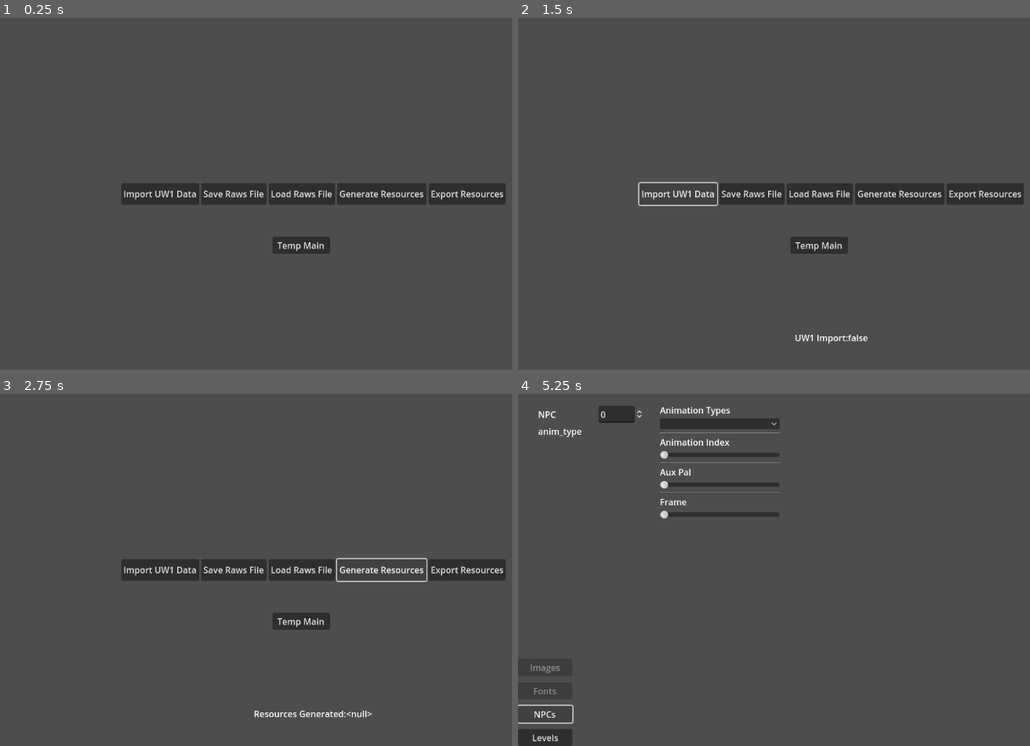
Above: before the commit, frames 1-4 (two rows, left to right).
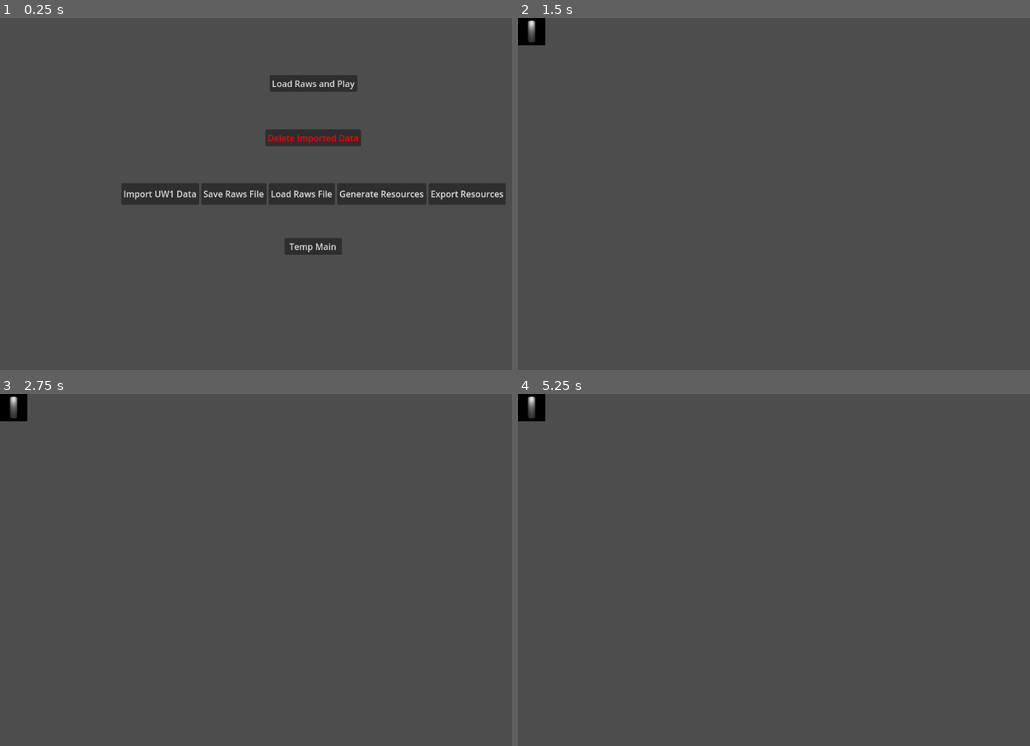
Above: after the commit, the same moments.

Repository: jastadj/uwgodot3
Game: Godot game, scene res://scenes/startup/startup.tscn
Same seed, same stepped clock (60 frames per second), same inputs: the game is played once before the commit and once after it.
Inputs (mouse positions are in pixels of both pictures, inside the frame that each line leads up to):
- Up to frame 1 (0.25 s): no input
- Up to frame 2 (1.5 s): click (830, 84) at 0.5 s, where only the run after the commit has a clickable "Load Raws and Play"; click (676, 194) at 1.25 s, where only the run before the commit has a clickable "Import UW1 Data"
- Up to frame 3 (2.75 s): click (384, 570) at 2 s, where only the run before the commit has a clickable "Generate Resources"
- Up to frame 4 (5.25 s): click (983, 570) at 2.75 s, where only the run before the commit has a clickable "Export Resources"; click (820, 622) at 3.5 s, where only the run before the commit has a clickable "Temp Main"; click (830, 570) at 4.25 s, where only the run before the commit has a clickable "Raw Resource Viewer"; click (543, 714) at 5 s, where only the run before the commit has a clickable "NPCs"

The runs differ from the first frame. In frame 1, 1.9% of the frame differs, in the area x 51-71%, y 16-68%; in frame 2, 4.7%, in the area x 0-99%, y 0-93%; in frame 3, 4.6%; in frame 4, 3.6%.
Error in both runs: Invalid access to property or key 'palettes' on a base object of type 'Dictionary'. (res://system/system.gd:67)

Commit message:
initial abysmal script and main game scene

Diff:
--- /dev/null
+++ b/scenes/game/game.gd
@@ -0,0 +1,9 @@
+extends Node2D
+
+@onready var abyssmal = load("res://system/abyssmal_script/abyssmal_script.gd").new()
+var scriptfile = "user://data/uw1/script.abyssmal"
+
+func _ready():
+
+	add_child(abyssmal)
+	abyssmal.run_script_file(scriptfile)
--- /dev/null
+++ b/scenes/game/game.tscn
@@ -0,0 +1,35 @@
+[gd_scene load_steps=3 format=3 uid="uid://bm22ioq6bdhsq"]
+
+[ext_resource type="Script" path="res://scenes/game/game.gd" id="1_opmwi"]
+[ext_resource type="PackedScene" uid="uid://5knlvgvjn42w" path="res://scenes/game/test.tscn" id="2_cfvlu"]
+
+[node name="game" type="Node2D"]
+script = ExtResource("1_opmwi")
+
+[node name="CanvasLayer" type="CanvasLayer" parent="."]
+
+[node name="Control" type="Control" parent="CanvasLayer"]
+layout_mode = 3
+anchors_preset = 0
+offset_right = 40.0
+offset_bottom = 40.0
+
+[node name="SubViewportContainer" type="SubViewportContainer" parent="CanvasLayer/Control"]
+layout_mode = 1
+offset_right = 50.0
+offset_bottom = 50.0
+size_flags_horizontal = 0
+size_flags_vertical = 0
+
+[node name="SubViewport" type="SubViewport" parent="CanvasLayer/Control/SubViewportContainer"]
+handle_input_locally = false
+size = Vector2i(50, 50)
+render_target_update_mode = 4
+
+[node name="Node3D" parent="CanvasLayer/Control/SubViewportContainer/SubViewport" instance=ExtResource("2_cfvlu")]
+
+[node name="ui" type="Control" parent="CanvasLayer/Control"]
+layout_mode = 3
+anchors_preset = 0
+offset_right = 40.0
+offset_bottom = 40.0
--- /dev/null
+++ b/scenes/game/test.tscn
@@ -0,0 +1,21 @@
+[gd_scene load_steps=3 format=3 uid="uid://5knlvgvjn42w"]
+
+[sub_resource type="CylinderMesh" id="CylinderMesh_bfwwb"]
+
+[sub_resource type="Environment" id="Environment_n2kex"]
+background_mode = 1
+
+[node name="Node3D" type="Node3D"]
+
+[node name="MeshInstance3D" type="MeshInstance3D" parent="."]
+mesh = SubResource("CylinderMesh_bfwwb")
+
+[node name="Camera3D" type="Camera3D" parent="."]
+transform = Transform3D(1, 0, 0, 0, 1, 0, 0, 0, 1, 0, 0, 2.12907)
+current = true
+
+[node name="WorldEnvironment" type="WorldEnvironment" parent="."]
+environment = SubResource("Environment_n2kex")
+
+[node name="OmniLight3D" type="OmniLight3D" parent="."]
+transform = Transform3D(1, 0, 0, 0, 1, 0, 0, 0, 1, 0, 0.801999, 0.885485)
--- a/scenes/startup/startup.gd
+++ b/scenes/startup/startup.gd
@@ -97,3 +97,12 @@
 
 func _on_buttons_temp_main_pressed():
 	get_tree().change_scene_to_file("res://scenes/tempmain/tempmain.tscn")
+
+func _on_button_clear_data_pressed():
+	System.delete_imported_data()
+
+
+func _on_button_load_raws_and_play_pressed():
+	load_raws_file()
+	generate_resources()
+	get_tree().change_scene_to_file("res://scenes/game/game.tscn")
--- a/scenes/startup/startup.tscn
+++ b/scenes/startup/startup.tscn
@@ -75,12 +75,50 @@
 text = "Export Resources"
 
 [node name="buttons_temp_main" type="Button" parent="CanvasLayer/ui"]
-layout_mode = 0
-offset_left = 501.0
-offset_top = 403.0
-offset_right = 607.0
-offset_bottom = 434.0
+layout_mode = 1
+anchors_preset = 8
+anchor_left = 0.5
+anchor_top = 0.5
+anchor_right = 0.5
+anchor_bottom = 0.5
+offset_left = -53.0
+offset_top = 80.5
+offset_right = 53.0
+offset_bottom = 111.5
+grow_horizontal = 2
+grow_vertical = 2
 text = "Temp Main"
+
+[node name="button_clear_data" type="Button" parent="CanvasLayer/ui"]
+layout_mode = 1
+anchors_preset = 8
+anchor_left = 0.5
+anchor_top = 0.5
+anchor_right = 0.5
+anchor_bottom = 0.5
+offset_left = -88.0
+offset_top = -119.5
+offset_right = 88.0
+offset_bottom = -88.5
+grow_horizontal = 2
+grow_vertical = 2
+theme_override_colors/font_color = Color(1, 0, 0, 1)
+text = "Delete Imported Data"
+
+[node name="button_load_raws_and_play" type="Button" parent="CanvasLayer/ui"]
+layout_mode = 1
+anchors_preset = 8
+anchor_left = 0.5
+anchor_top = 0.5
+anchor_right = 0.5
+anchor_bottom = 0.5
+offset_left = -80.5
+offset_top = -219.5
+offset_right = 80.5
+offset_bottom = -188.5
+grow_horizontal = 2
+grow_vertical = 2
+text = "Load Raws and Play"
 
 [connection signal="pressed" from="CanvasLayer/ui/HBoxContainer/button_import" to="." method="_on_button_import_pressed"]
 [connection signal="pressed" from="CanvasLayer/ui/HBoxContainer/button_save" to="." method="_on_button_save_pressed"]
@@ -88,3 +126,5 @@
 [connection signal="pressed" from="CanvasLayer/ui/HBoxContainer/button_generate" to="." method="_on_button_generate_pressed"]
 [connection signal="pressed" from="CanvasLayer/ui/HBoxContainer/button_export" to="." method="_on_button_export_pressed"]
 [connection signal="pressed" from="CanvasLayer/ui/buttons_temp_main" to="." method="_on_buttons_temp_main_pressed"]
+[connection signal="pressed" from="CanvasLayer/ui/button_clear_data" to="." method="_on_button_clear_data_pressed"]
+[connection signal="pressed" from="CanvasLayer/ui/button_load_raws_and_play" to="." method="_on_button_load_raws_and_play_pressed"]
--- /dev/null
+++ b/system/abyssmal_script/abyssmal_script.gd
@@ -0,0 +1,70 @@
+extends Node
+
+const WINDOW_WIDTH = 320
+const WINDOW_HEIGHT = 200
+
+var window_scale = 1
+
+func _word_to_vector2i(tword:String):
+	var sstring = tword.split(",")
+	return Vector2(int(sstring[0]), int(sstring[1]))
+
+func _word_to_vector3i(tword:String):
+	var sstring = tword.split(",")
+	return Vector3(int(sstring[0]), int(sstring[1]), int(sstring[2]))
+
+func run_script_file(ascript:String):
+	var sfile = FileAccess.open(ascript, FileAccess.READ)
+	if(!sfile.is_open()):
+		printerr("Error opening ", ascript)
+		return false
+
+	var viewport_game_container = get_tree().current_scene.get_node("CanvasLayer/Control/SubViewportContainer")
+	var viewport_game = viewport_game_container.get_node("SubViewport")
+	var ui = get_tree().current_scene.get_node("CanvasLayer/Control/ui")
+	var vars = {}
+
+	# get file lines
+	var script_lines = []
+	while !sfile.eof_reached():
+		script_lines.append(sfile.get_line())
+
+	# execute script lines
+	for line in script_lines:
+		var words = line.split(":")
+
+		if(!words.is_empty()):
+			if(words[0].begins_with("#")): continue
+			elif(vars.has(words[0])):
+				pass
+			else:
+				match words[0]:
+					"window":
+						match words[1]:
+							"scale":
+								window_scale = int(words[2])
+								get_viewport().get_window().size = Vector2(WINDOW_WIDTH*window_scale, WINDOW_HEIGHT*window_scale)
+								get_tree().current_scene.get_node("CanvasLayer").scale = Vector2(window_scale,window_scale)
+							"color":
+								var color = Color()
+								var colorvec = _word_to_vector3i(words[2])
+								color.r8 = colorvec[0]
+								color.g8 = colorvec[1]
+								color.b8 = colorvec[2]
+								RenderingServer.set_default_clear_color(color)
+					"viewport":
+						match words[1]:
+							"on":
+								viewport_game_container.visible = true
+							"off":
+								viewport_game_container.visible = false
+							"size":
+								viewport_game.size = _word_to_vector2i(words[2])
+							"position":
+								viewport_game_container.position = _word_to_vector2i(words[2])
+					"image":
+						vars[words[1]] = Sprite2D.new()
+						var img = System.cur_data["images"][words[2]][int(words[3])]
+						vars[words[1]].centered = false
+						vars[words[1]].texture = ImageTexture.create_from_image(img)
+						ui.add_child(vars[words[1]])
--- a/system/system.gd
+++ b/system/system.gd
@@ -108,6 +108,9 @@
 
 	return true
 
+func delete_imported_data():
+	OS.move_to_trash(ProjectSettings.globalize_path("user://data"))
+
 func new_image(type:int, palette_id:int, aux_pal_id:int = -1):
 	var entry = image_type.data.duplicate()
 	entry["type"] = type
